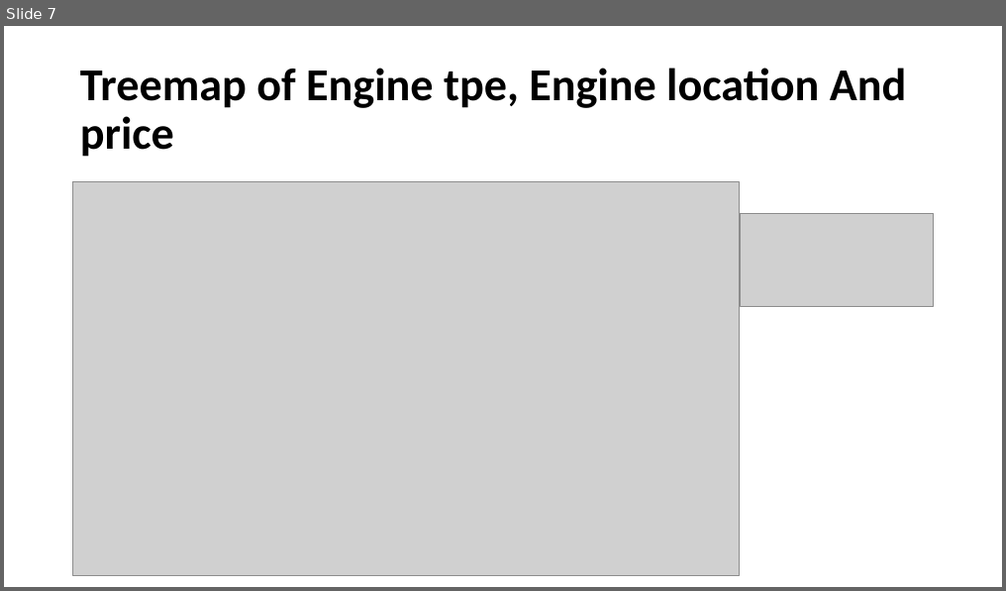
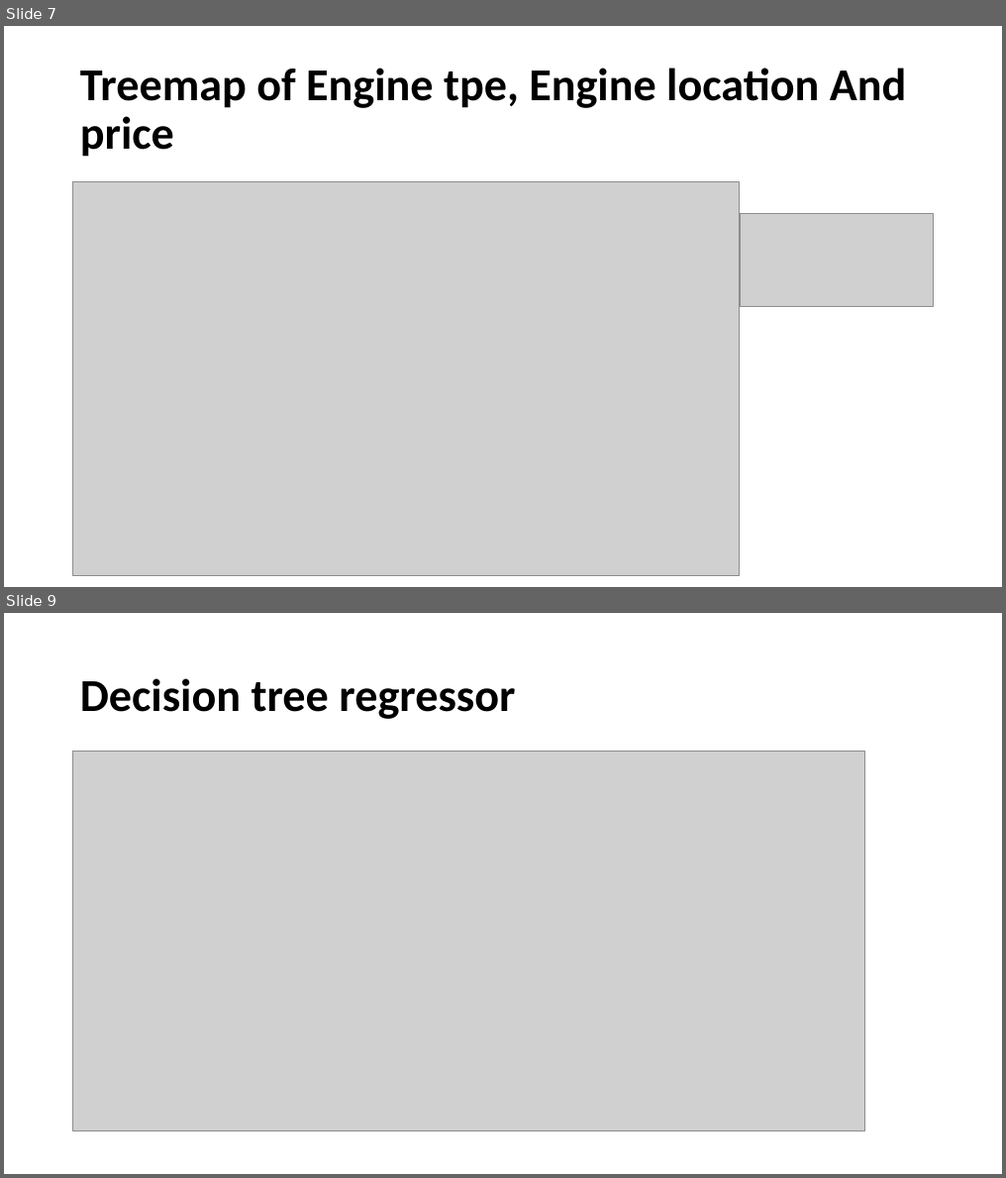
Before and after one commit to Chetangavali/Project, a slide deck: Prediction of Car Price.pptx. Shown one above the other, each under a label of ours: slide 7 before the commit, slides 7 and 9 after it; the slides between them are not shown. The pictures are 1006x591 and 1006x1178 pixels, drawn with LibreOffice and Linux fonts; fonts in the diff are those of the drawing; grey boxes stand for pictures. Boxes give left, top, right and bottom in pixels: in the first picture for what was removed or moved away, otherwise in the second. Text is boxed around its words. In the diff, an @@ line names an element or a change of style, - is before the commit and + after.

```diff
--- a/Prediction of Car Price.pptx
+++ b/Prediction of Car Price.pptx
@@ slide 9 added at (4, 613, 1002, 1174), background #FFFFFF @@
@@ title added at (80, 678, 515, 719), 44 pt, text #000000, bold @@
+Decision tree regressor
@@ picture added at (73, 752, 865, 1131) @@
```
Also in this commit, not shown: 4 other slides added.
